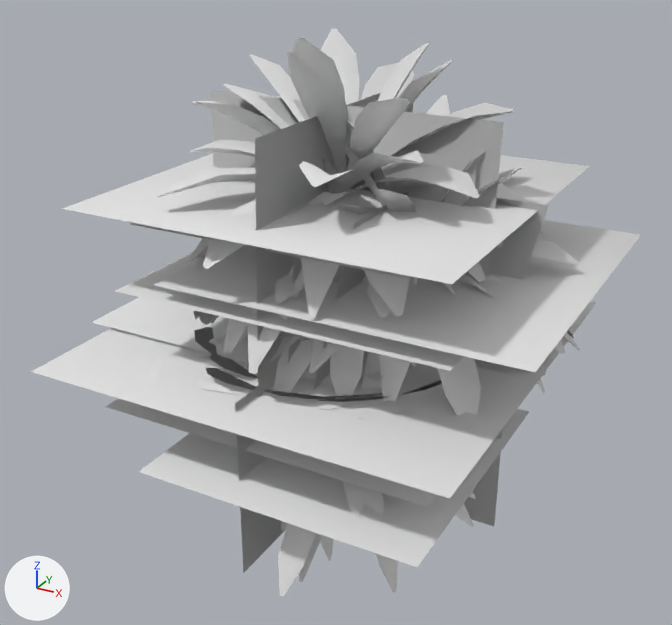
The glTF model web/public/models/desertveg/desert-veg.glb: old version first, new version second.
One viewpoint serves both versions: a 50 mm camera at (1.9, -3.47, 2.61) aimed at (-0.01, 0.01, 0.87). Arrows for +X, +Y and +Z are at lower left; the lights stay in place. The older version comes first. Where no turn or scale is listed for an object, it has been applied to the vertices. Vertices at exactly the same position are counted once.

In view in the first picture: 'acacia', 'acacia_far', 'acacia_l1', 'coco_far', 'date_clump', 'date_clump_far', 'date_lean', 'date_lean_far', 'date_lean_l1', 'date_short_far', 'date_tall', 'date_tall_far', 'date_tall_l1' and 5 more.
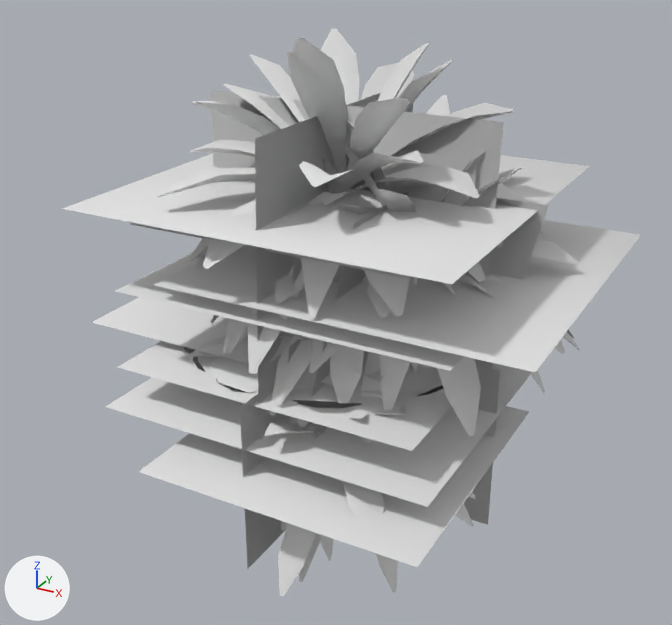
Where the newer file only moved an object's origin or applied its transform, the numbers keep the older frame.

What differs and where, as boxes (x1, y1, x2, y2) in the pictures (672 x 625 px; the box of a moved part takes in the faces that stretch with it):
'acacia_far', reshaped, moved, rescaled
    before: (31, 301, 597, 573)
    after: (118, 341, 500, 568)
'acacia', reshaped
    before: (148, 311, 442, 410)
    after: (193, 357, 443, 411)
'acacia_l1', reshaped (mostly hidden)
    before: (198, 311, 546, 398)
    after: (184, 347, 437, 408)
part 1 of me_acacia, moved or reshaped (not visible before)
    after: (193, 358, 205, 372)
part 2 of me_acacia, moved or reshaped (not visible before)
    after: (216, 379, 246, 393)
part 3 of me_acacia, moved or reshaped (not visible before)
    after: (292, 400, 355, 406)
part 4 of me_acacia, moved or reshaped (not visible before)
    after: (418, 385, 443, 396)
part 5 of me_acacia, moved or reshaped
    before: (148, 327, 442, 410)
    after: (213, 357, 424, 411)
part 7 of me_acacia_l1, moved or reshaped (not visible before)
    after: (354, 370, 437, 395)
part 8 of me_acacia_l1, moved or reshaped (not visible before)
    after: (209, 356, 224, 387)
part 9 of me_acacia_l1, moved or reshaped (not visible afterwards)
    before: (198, 311, 214, 325)
part 10 of me_acacia_l1, moved or reshaped (mostly hidden afterwards)
    before: (210, 353, 258, 378)
    after: (184, 347, 198, 360)
part 11 of me_acacia_l1, moved or reshaped
    before: (324, 393, 383, 398)
    after: (298, 402, 362, 408)
'date_short_far', unchanged, uncovered by the edit
    before: (106, 398, 436, 507)
    after: (106, 363, 531, 507)

The change, as a list of edits to the scene's bpy script:
```text
Change me_acacia:
    remove me_acacia.from_pydata(...)  # 574 vertices, 594 faces; spans x -0.92..0.92, y -0.81..0.81, z -0.42..0.42
    add me_acacia.from_pydata(...)  # 534 vertices, 564 faces; spans x -0.65..0.71, y -0.63..0.71, z -0.42..0.39
    me_acacia part 1: the loose piece of 8 vertices spanning x -0.41..0.02, y -0.81..-0.37, z 0.35..0.36 is multiplied about its middle by the matrix ((-0.576, 0.035, -0.092), (0.058, 0.562, -0.147), (0.08, -0.154, -0.558)), then moved by (-0.14, 0.17, -0.05)
    me_acacia part 2: the loose piece of 8 vertices spanning x -0.19..0.26, y -0.09..0.36, z 0.31 is multiplied about its middle by the matrix ((-0.21, 0.514, -0.046), (0.499, 0.19, -0.158), (-0.13, -0.101, -0.532)), then moved by (-0.17, -0.65, 0.01)
    me_acacia part 3: the loose piece of 8 vertices spanning x 0.04..0.35, y 0.44..0.68, z 0.33..0.42 is turned -138.6 degrees about the z axis through its middle and scaled by 0.9, then moved by (0.05, -1.05, -0.05)
    me_acacia part 4: the loose piece of 8 vertices spanning x -0.54..-0.26, y 0.34..0.61, z 0.3..0.39 is turned -155.1 degrees about the z axis through its middle and scaled by 0.899, then moved by (0.94, -0.65, -0.03)
    me_acacia part 5: 94 vertices moved from x -0.7..0.83, y -0.71..0.74, z 0.3..0.4 to x -0.5..0.66, y -0.61..0.71, z 0.28..0.39; 146 vertices removed from x -0.92..0.92, y -0.8..0.81, z 0.31..0.42; 114 vertices added at x -0.57..0.71, y -0.61..0.63, z 0.29..0.39
    other edits to the shape of me_acacia do not show in these pictures
Change me_acacia_far:
    used by ob_acacia_far; location = (0.0, 0.0, 0.388); scale = (0.97, 0.97, 0.97)
    remove me_acacia_far.from_pydata(...)  # 12 vertices, 6 faces; spans x -1.0..1.0, y -1.0..1.0, z -0.43..0.43
    add me_acacia_far.from_pydata(...)  # 12 vertices, 6 faces; spans x -1.0..1.0, y -1.0..1.0, z -0.5..0.5
    me_acacia_far part 6: 12 of 12 vertices moved; they spanned x -1.0..1.0, y -1.0..1.0, z -0.43..0.43 and now span x -1.0..1.0, y -1.0..1.0, z -0.5..0.5; mean shift (0.0, 0.0, 0.02)
Change me_acacia_l1:
    remove me_acacia_l1.from_pydata(...)  # 204 vertices, 208 faces; spans x -0.92..0.92, y -0.79..0.79, z -0.42..0.42
    add me_acacia_l1.from_pydata(...)  # 204 vertices, 208 faces; spans x -0.74..0.63, y -0.69..0.65, z -0.42..0.39
    me_acacia_l1 part 7: the loose piece of 8 vertices spanning x -0.13..0.39, y -0.79..-0.27, z 0.35..0.37 is turned -72.7 degrees about the z axis through its middle and scaled by 0.949, then moved by (0.14, 0.3, -0.01)
    me_acacia_l1 part 8: the loose piece of 8 vertices spanning x 0.39..0.92, y -0.14..0.38, z 0.33..0.35 is turned 75.4 degrees about the z axis through its middle and scaled by 0.947, then moved by (-0.83, -0.57, 0.0)
    me_acacia_l1 part 9: the loose piece of 8 vertices spanning x -0.75..-0.52, y -0.27..0.04, z 0.33..0.42 is multiplied about its middle by the matrix ((0.742, 0.503, -0.065), (-0.503, 0.745, 0.031), (0.071, 0.01, 0.896)), then moved by (0.07, 0.33, -0.05)
    me_acacia_l1 part 10: the loose piece of 8 vertices spanning x -0.42..-0.11, y -0.65..-0.4, z 0.33..0.41 is multiplied about its middle by the matrix ((0.779, 0.445, -0.058), (-0.448, 0.778, -0.043), (0.029, 0.066, 0.896)), then moved by (-0.27, 0.14, -0.05)
    me_acacia_l1 part 11: the loose piece of 8 vertices spanning x 0.13..0.42, y -0.61..-0.36, z 0.31..0.4 is multiplied about its middle by the matrix ((0.886, 0.148, 0.032), (-0.146, 0.885, -0.064), (-0.042, 0.058, 0.896)), then moved by (-0.07, -0.07, -0.02)
    other edits to the shape of me_acacia_l1 do not show in these pictures
Change ob_acacia_far:
    ob_acacia_far.location: (0.0, 0.0, 0.388) -> (0.0, 0.0, 0.371)
    ob_acacia_far.scale: (0.97, 0.97, 0.97) -> (0.801, 0.801, 0.801)
```
